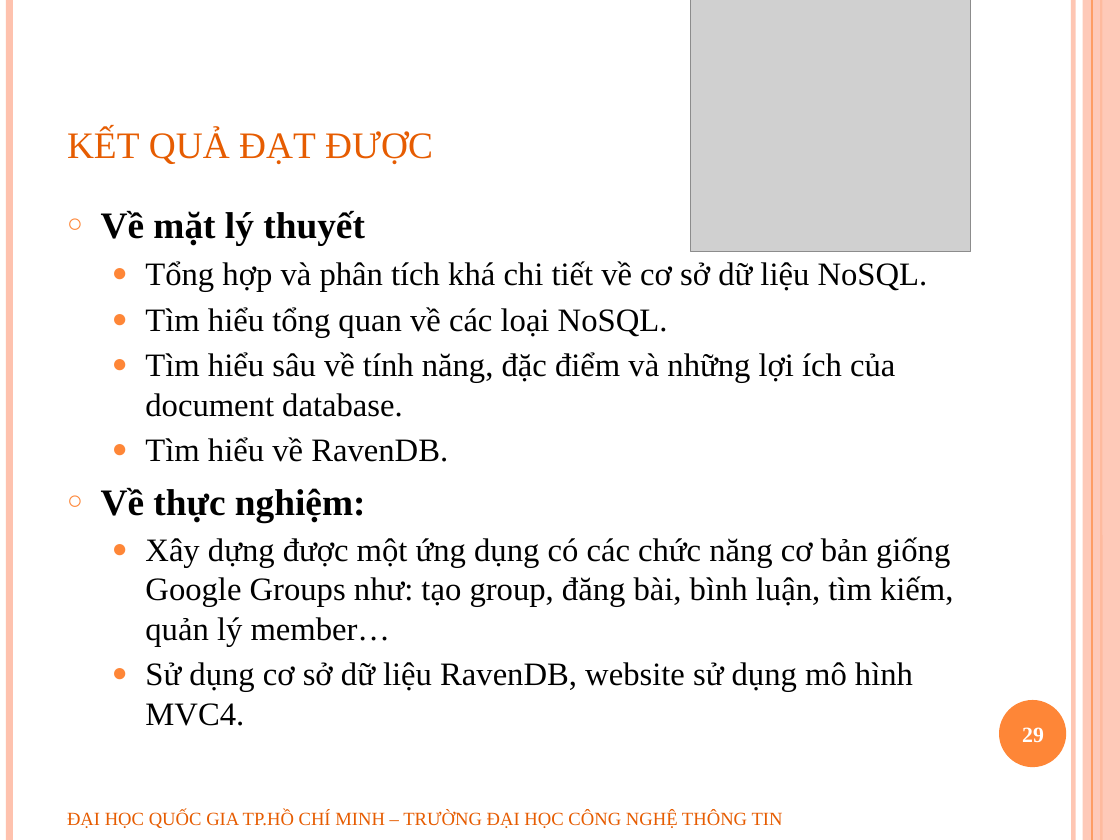
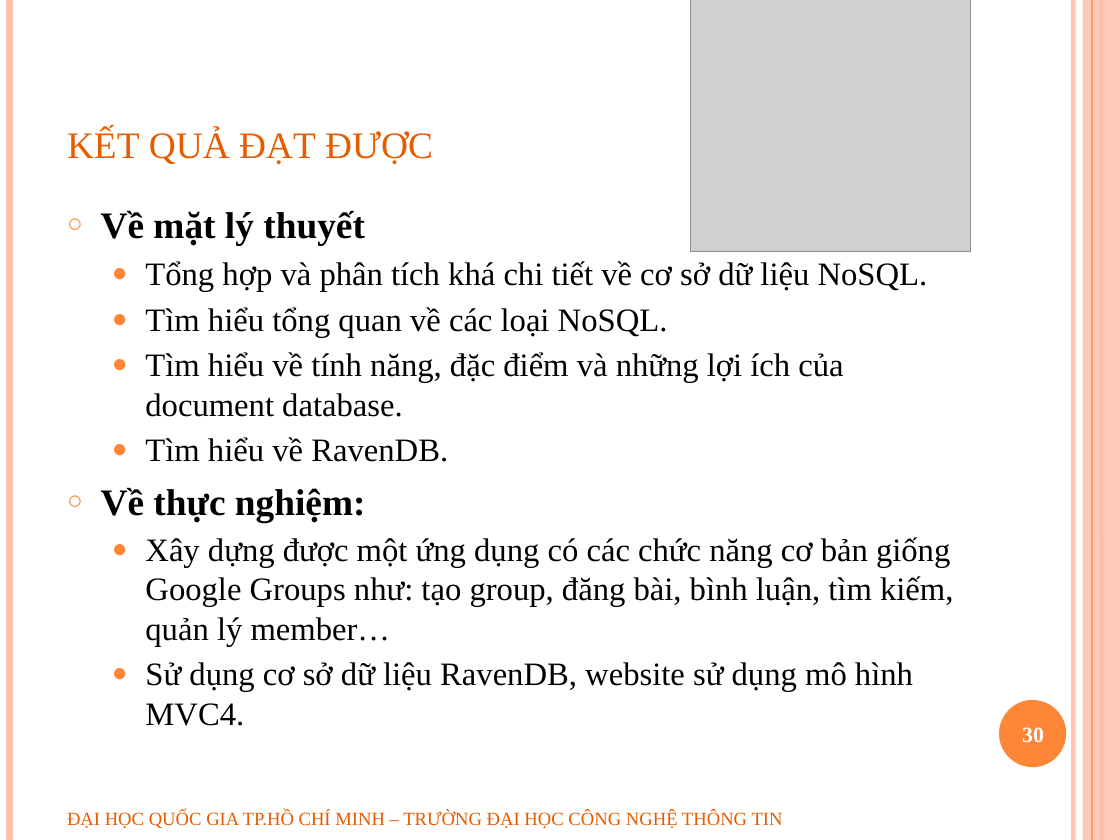
Before and after one commit to geovip/nosqlravendbuit, a slide deck: slide 30 of Document/slide bao cao.pptx (slide 29 before the commit). Drawn at 1120x840 pixels with LibreOffice and Linux fonts; fonts in the diff are those of the drawing; grey boxes stand for pictures; background and template pictures are left out. Boxes give left, top, right and bottom in pixels: in the first picture for what was removed or moved away, otherwise in the second. Text is boxed around its words. In the diff, an @@ line names an element or a change of style, - is before the commit and + after.

```diff
--- a/Document/slide bao cao.pptx
+++ b/Document/slide bao cao.pptx
@@ text at (145,352,843,417): text changed @@
-  ● Tìm hiểu sâu về tính năng, đặc điểm và những lợi ích của document database.
+  ● Tìm hiểu về tính năng, đặc điểm và những lợi ích của document database.
@@ page number at (1022,727,1044,742): text changed @@
-29
+30
```
Also in this commit, not shown: 8 other slides changed, 1 slide added.
